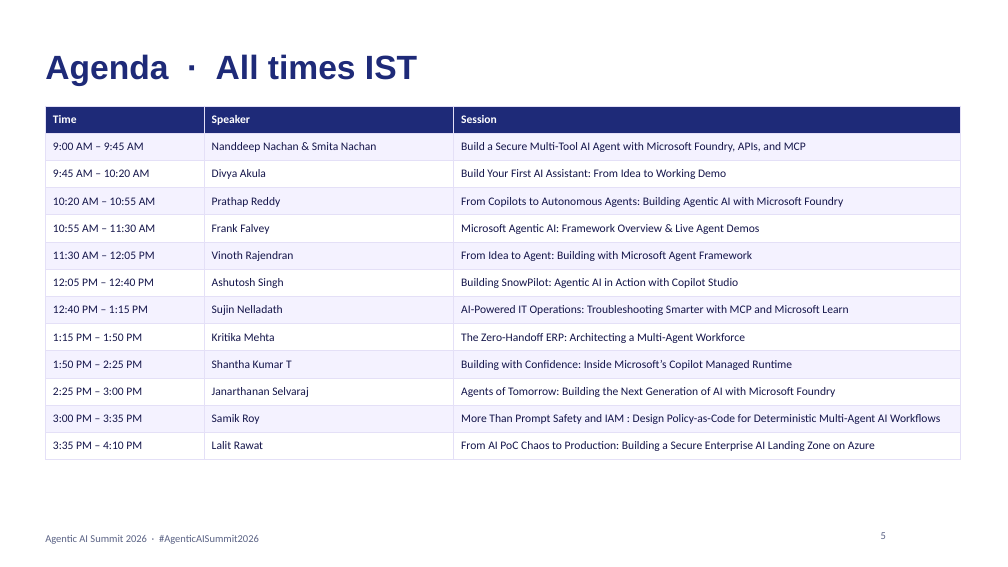
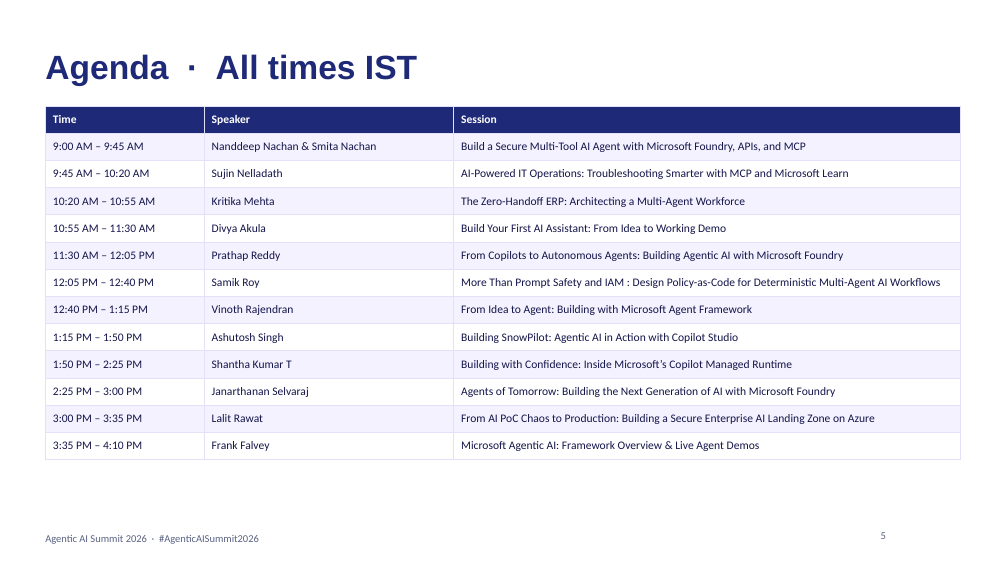
Before and after one commit to prathapm14/agentic-ai-summit-2026, a slide deck: slide 5 of slides/agentic-ai-summit-2026-host-deck.pptx. Drawn at 1008x567 pixels with LibreOffice and Linux fonts; fonts in the diff are those of the drawing; background and template pictures are left out. Boxes give left, top, right and bottom in pixels: in the first picture for what was removed or moved away, otherwise in the second. Text is boxed around its words. In the diff, an @@ line names an element or a change of style, - is before the commit and + after.

```diff
--- a/slides/agentic-ai-summit-2026-host-deck.pptx
+++ b/slides/agentic-ai-summit-2026-host-deck.pptx
@@ table at (45,106,960,455) @@
-row 3, column 2: Divya Akula
+row 3, column 2: Sujin Nelladath
-row 3, column 3: Build Your First AI Assistant: From Idea to Working Demo
+row 3, column 3: AI-Powered IT Operations: Troubleshooting Smarter with MCP and Microsoft Learn
-row 4, column 2: Prathap Reddy
+row 4, column 2: Kritika Mehta
-row 4, column 3: From Copilots to Autonomous Agents: Building Agentic AI with Microsoft Foundry
+row 4, column 3: The Zero-Handoff ERP: Architecting a Multi-Agent Workforce
-row 5, column 2: Frank Falvey
+row 5, column 2: Divya Akula
-row 5, column 3: Microsoft Agentic AI: Framework Overview & Live Agent Demos
+row 5, column 3: Build Your First AI Assistant: From Idea to Working Demo
-row 6, column 2: Vinoth Rajendran
+row 6, column 2: Prathap Reddy
-row 6, column 3: From Idea to Agent: Building with Microsoft Agent Framework
+row 6, column 3: From Copilots to Autonomous Agents: Building Agentic AI with Microsoft Foundry
-row 7, column 2: Ashutosh Singh
+row 7, column 2: Samik Roy
-row 7, column 3: Building SnowPilot: Agentic AI in Action with Copilot Studio
+row 7, column 3: More Than Prompt Safety and IAM : Design Policy-as-Code for Deterministic Multi-Agent AI Workflows
-row 8, column 2: Sujin Nelladath
+row 8, column 2: Vinoth Rajendran
-row 8, column 3: AI-Powered IT Operations: Troubleshooting Smarter with MCP and Microsoft Learn
+row 8, column 3: From Idea to Agent: Building with Microsoft Agent Framework
-row 9, column 2: Kritika Mehta
+row 9, column 2: Ashutosh Singh
-row 9, column 3: The Zero-Handoff ERP: Architecting a Multi-Agent Workforce
+row 9, column 3: Building SnowPilot: Agentic AI in Action with Copilot Studio
-row 12, column 2: Samik Roy
+row 12, column 2: Lalit Rawat
-row 12, column 3: More Than Prompt Safety and IAM : Design Policy-as-Code for Deterministic Multi-Agent AI Workflows
+row 12, column 3: From AI PoC Chaos to Production: Building a Secure Enterprise AI Landing Zone on Azure
-row 13, column 2: Lalit Rawat
+row 13, column 2: Frank Falvey
-row 13, column 3: From AI PoC Chaos to Production: Building a Secure Enterprise AI Landing Zone on Azure
+row 13, column 3: Microsoft Agentic AI: Framework Overview & Live Agent Demos
```
Also in this commit, not shown: 9 other slides changed, 25 other files.
